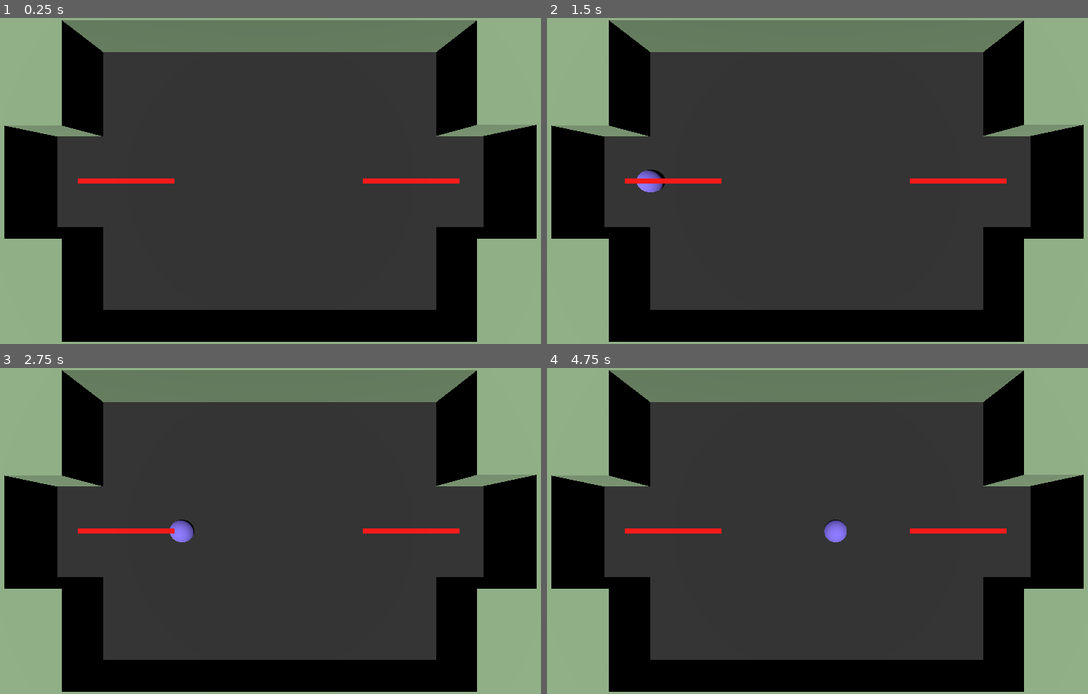
Above: before the commit, frames 1-4 (two rows, left to right).
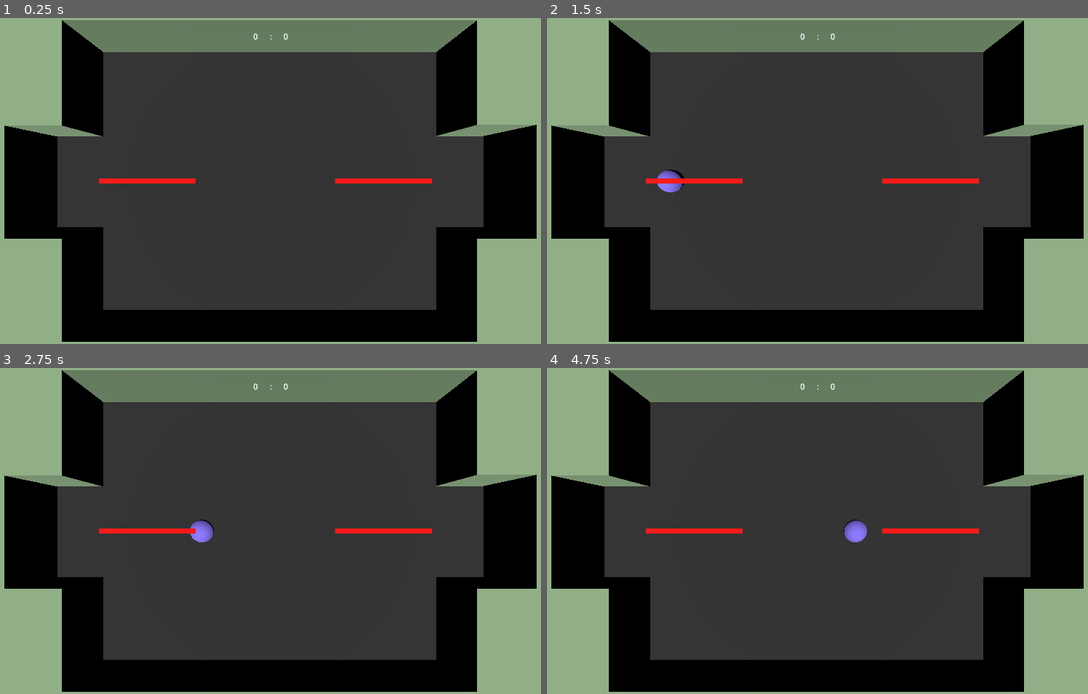
Above: after the commit, the same moments.

Repository: TheCubeOfFire/ggj2025-dumbbubbledoor
Game: Godot game, scene res://Map/Arena.tscn
The game is run twice, just before and just after one commit, with the same random seed, the same clock (stepped at 60 frames per second) and the same inputs. This scene is started directly instead of the project's main scene.
Inputs:
- Up to frame 1 (0.25 s): no input
- Up to frame 2 (1.5 s): tap Enter at 0.5 s; tap Space at 1.25 s
- Up to frame 3 (2.75 s): tap Enter at 2 s
- Up to frame 4 (4.75 s): no input

The runs differ from the first frame. In frame 1, 0.3% of the frame differs, in the area x 14-85%, y 4-51%; in frame 2, 0.7%; in frame 3, 0.7%; in frame 4, 0.8%, in the area x 14-85%, y 4-54%.

Commit message:
added scoring system and basic UI

Diff:
--- /dev/null
+++ b/Goals/goal.gd
@@ -0,0 +1,12 @@
+extends Area3D
+
+## id of the player defending this goal
+@export var player_id: int
+
+@onready var _game_manager: Node = $"../../GameManager"
+
+
+func _on_body_entered(body: Node3D) -> void:
+    if is_instance_of(body, Arrow):
+        _game_manager.increase_score(player_id)
+        body.queue_free()
--- a/Goals/goal.tscn
+++ b/Goals/goal.tscn
@@ -1,11 +1,16 @@
-[gd_scene load_steps=2 format=3 uid="uid://6qqli7csrfdu"]
+[gd_scene load_steps=3 format=3 uid="uid://6qqli7csrfdu"]
+
+[ext_resource type="Script" path="res://Goals/goal.gd" id="1_mktck"]
 
 [sub_resource type="BoxShape3D" id="BoxShape3D_77562"]
 size = Vector3(7, 28.5254, 32.6724)
 
 [node name="Goal1" type="Area3D"]
 transform = Transform3D(1, 0, 0, 0, 1, 0, 0, 0, 1, 409.786, 48.8303, -12.4929)
+script = ExtResource("1_mktck")
 
 [node name="CollisionShape3D" type="CollisionShape3D" parent="."]
 transform = Transform3D(1, 0, 0, 0, 1, 0, 0, 0, 1, -1.23383, 0, 0)
 shape = SubResource("BoxShape3D_77562")
+
+[connection signal="body_entered" from="." to="." method="_on_body_entered"]
--- a/Map/Arena.tscn
+++ b/Map/Arena.tscn
@@ -1,13 +1,24 @@
-[gd_scene load_steps=6 format=3 uid="uid://cqibguwxjj4k8"]
+[gd_scene load_steps=8 format=3 uid="uid://cqibguwxjj4k8"]
 
 [ext_resource type="Script" path="res://Map/arena.gd" id="1_21lse"]
 [ext_resource type="PackedScene" uid="uid://6qqli7csrfdu" path="res://Goals/goal.tscn" id="1_orbya"]
 [ext_resource type="Material" uid="uid://drcwsv8agou3e" path="res://Map/FloorMaterial.tres" id="1_y3b3u"]
+[ext_resource type="PackedScene" uid="uid://ms8tm6puffrj" path="res://UI/match_score.tscn" id="2_0gatl"]
 [ext_resource type="Material" uid="uid://cshjkxucqox8d" path="res://Map/WallMaterial.tres" id="2_yc8p0"]
+[ext_resource type="PackedScene" uid="uid://dvt7nvfj6o5td" path="res://game_manager/game_manager.tscn" id="3_7oehc"]
 [ext_resource type="PackedScene" uid="uid://dmx61imxe1t4v" path="res://player/player.tscn" id="4_ntw2r"]
 
 [node name="Map" type="Node3D"]
 script = ExtResource("1_21lse")
+
+[node name="CanvasLayer" type="CanvasLayer" parent="."]
+
+[node name="MatchScore" parent="CanvasLayer" instance=ExtResource("2_0gatl")]
+offset_left = 1.0
+offset_right = 1.0
+metadata/_edit_use_anchors_ = true
+
+[node name="GameManager" parent="." instance=ExtResource("3_7oehc")]
 
 [node name="Floor" type="CSGBox3D" parent="."]
 transform = Transform3D(100, 0, 0, 0, 1, 0, 0, 0, 60, 0, 0, 0)
@@ -71,6 +82,7 @@
 
 [node name="Goal1" parent="Goals" instance=ExtResource("1_orbya")]
 transform = Transform3D(1, 0, 0, 0, 1, 0, 0, 0, 1, 44.9302, 5.4, 1.25167)
+player_id = 1
 
 [node name="Goal2" parent="Goals" instance=ExtResource("1_orbya")]
 transform = Transform3D(1, 0, 0, 0, 1, 0, 0, 0, 1, -42.2605, 5.4, -2.71724)
@@ -78,12 +90,12 @@
 [node name="Players" type="Node3D" parent="."]
 
 [node name="LeftPlayer" parent="Players" instance=ExtResource("4_ntw2r")]
-transform = Transform3D(1, 0, 0, 0, 1, 0, 0, 0, 1, -40, 0, 0)
+transform = Transform3D(1, 0, 0, 0, 1, 0, 0, 0, 1, -35.6171, 0, 0)
 bubble_container_node_path = NodePath("../../Bubbles")
 arrow_container_node_path = NodePath("../../Arrows")
 
 [node name="RightPlayer" parent="Players" instance=ExtResource("4_ntw2r")]
-transform = Transform3D(-1, 0, -8.74228e-08, 0, 1, 0, 8.74228e-08, 0, -1, 39, 0, 0)
+transform = Transform3D(-1, 0, -8.74228e-08, 0, 1, 0, 8.74228e-08, 0, -1, 33.3486, 0, 0)
 flipped = true
 bubble_container_node_path = NodePath("../../Bubbles")
 arrow_container_node_path = NodePath("../../Arrows")
--- /dev/null
+++ b/UI/match_score.gd
@@ -0,0 +1,10 @@
+extends Control
+
+@onready var _score_0: Label = $Score0
+@onready var _score_1: Label = $Score1
+
+
+
+func update_scores(s0: int, s1: int):
+    _score_0.text = str(s0)
+    _score_1.text = str(s1)
--- /dev/null
+++ b/UI/match_score.tscn
@@ -0,0 +1,50 @@
+[gd_scene load_steps=2 format=3 uid="uid://ms8tm6puffrj"]
+
+[ext_resource type="Script" path="res://UI/match_score.gd" id="1_x0vil"]
+
+[node name="MatchScore" type="Control"]
+layout_mode = 3
+anchors_preset = 15
+anchor_right = 1.0
+anchor_bottom = 1.0
+grow_horizontal = 2
+grow_vertical = 2
+script = ExtResource("1_x0vil")
+
+[node name="Score0" type="Label" parent="."]
+layout_mode = 1
+anchors_preset = 5
+anchor_left = 0.5
+anchor_right = 0.5
+offset_left = -126.0
+offset_top = 25.0
+offset_right = -26.0
+offset_bottom = 55.0
+grow_horizontal = 2
+text = "0"
+horizontal_alignment = 2
+
+[node name="Separator" type="Label" parent="."]
+layout_mode = 1
+anchors_preset = 5
+anchor_left = 0.5
+anchor_right = 0.5
+offset_left = -20.0
+offset_top = 25.0
+offset_right = 20.0
+offset_bottom = 55.0
+grow_horizontal = 2
+text = ":"
+horizontal_alignment = 1
+
+[node name="Score1" type="Label" parent="."]
+layout_mode = 1
+anchors_preset = 5
+anchor_left = 0.5
+anchor_right = 0.5
+offset_left = 24.0
+offset_top = 25.0
+offset_right = 124.0
+offset_bottom = 55.0
+grow_horizontal = 2
+text = "0"
--- a/bubbles/BubbleGym.tscn
+++ b/bubbles/BubbleGym.tscn
@@ -1,12 +1,23 @@
-[gd_scene load_steps=6 format=3 uid="uid://cwcae8dma3fep"]
+[gd_scene load_steps=8 format=3 uid="uid://cwcae8dma3fep"]
 
 [ext_resource type="Material" uid="uid://drcwsv8agou3e" path="res://Map/FloorMaterial.tres" id="1_oh1dj"]
+[ext_resource type="PackedScene" uid="uid://dvt7nvfj6o5td" path="res://game_manager/game_manager.tscn" id="2_oy1b8"]
 [ext_resource type="Material" uid="uid://cshjkxucqox8d" path="res://Map/WallMaterial.tres" id="2_uufnv"]
 [ext_resource type="PackedScene" uid="uid://6qqli7csrfdu" path="res://Goals/goal.tscn" id="3_8nu8f"]
 [ext_resource type="PackedScene" uid="uid://ch4gbfrgrgxom" path="res://bubbles/Bubble.tscn" id="4_k7pks"]
 [ext_resource type="PackedScene" uid="uid://deivg1e6f3v0q" path="res://arrows/Arrow.tscn" id="5_rl0h5"]
+[ext_resource type="PackedScene" uid="uid://ms8tm6puffrj" path="res://UI/match_score.tscn" id="6_kbllt"]
 
 [node name="Map" type="Node3D"]
+
+[node name="CanvasLayer" type="CanvasLayer" parent="."]
+
+[node name="MatchScore" parent="CanvasLayer" instance=ExtResource("6_kbllt")]
+offset_left = 1.0
+offset_right = 1.0
+metadata/_edit_use_anchors_ = true
+
+[node name="GameManager" parent="." instance=ExtResource("2_oy1b8")]
 
 [node name="Floor" type="CSGBox3D" parent="."]
 transform = Transform3D(100, 0, 0, 0, 1, 0, 0, 0, 60, 0, 0, 0)
@@ -70,6 +81,8 @@
 
 [node name="Goal1" parent="Goals" instance=ExtResource("3_8nu8f")]
 transform = Transform3D(1, 0, 0, 0, 1, 0, 0, 0, 1, 44.9302, 5.4, 1.25167)
+priority = 1
+player_id = 1
 
 [node name="Goal2" parent="Goals" instance=ExtResource("3_8nu8f")]
 transform = Transform3D(1, 0, 0, 0, 1, 0, 0, 0, 1, -42.2605, 5.4, -2.71724)
@@ -81,7 +94,9 @@
 transform = Transform3D(1, 0, 0, 0, 1, 0, 0, 0, 1, -7.67885, 4.17203, -0.428752)
 
 [node name="Arrow" parent="." instance=ExtResource("5_rl0h5")]
-transform = Transform3D(1, 0, 0, 0, 1, 0, 0, 0, 1, 0.283217, 3.05009, 11.7274)
+transform = Transform3D(1, 0, 0, 0, 1, 0, 0, 0, 1, -25.7855, 3.05009, 2.20446)
+initial_direction = Vector3(1, 0, 0)
 
 [node name="Arrow2" parent="." instance=ExtResource("5_rl0h5")]
-transform = Transform3D(1, 0, 0, 0, 1, 0, 0, 0, 1, 4.49827, 3.05009, 11.7274)
+transform = Transform3D(1, 0, 0, 0, 1, 0, 0, 0, 1, 17.6539, 3.05009, 0.555914)
+initial_direction = Vector3(1, 0, 0)
--- /dev/null
+++ b/game_manager/game_manager.gd
@@ -0,0 +1,41 @@
+extends Node
+
+## score to win the game
+@export var victory_score: int
+
+@onready var _score_ui: Node = $"../CanvasLayer/MatchScore"
+
+var _is_victory_triggered = false
+
+var _score_0_value: int
+var _score_1_value: int
+
+# Called when the node enters the scene tree for the first time.
+func _ready() -> void:
+    reset_scores()
+
+
+func increase_score(player_id: int):
+    if(player_id == 1):
+        _score_0_value += 1
+        if(_score_0_value >= victory_score):
+            victory(0)
+    elif(player_id == 0):
+        _score_1_value += 1
+        if(_score_1_value >= victory_score):
+            victory(1)
+    else:
+        print("Out of bounds player id!")
+    _score_ui.update_scores(_score_0_value, _score_1_value)
+
+
+func reset_scores():
+    _score_0_value = 0
+    _score_1_value = 0
+    _score_ui.update_scores(_score_0_value, _score_1_value)
+
+
+func victory(winner_id: int):
+    if(!_is_victory_triggered):
+        _is_victory_triggered = true
+        print("Player " + str(winner_id) + " won!")
--- /dev/null
+++ b/game_manager/game_manager.tscn
@@ -0,0 +1,7 @@
+[gd_scene load_steps=2 format=3 uid="uid://dvt7nvfj6o5td"]
+
+[ext_resource type="Script" path="res://game_manager/game_manager.gd" id="1_2oh2b"]
+
+[node name="GameManager" type="Node"]
+script = ExtResource("1_2oh2b")
+victory_score = 3
